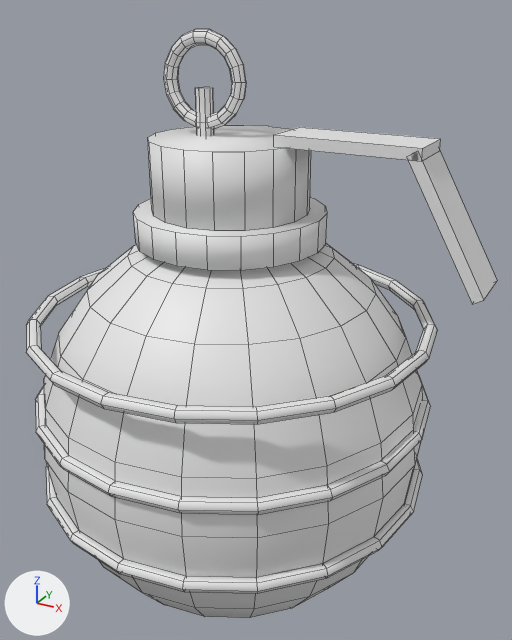
An edit to the FBX model Assets/models/frag_grenade.fbx, drawn before and after from the same camera.
One viewpoint serves both versions: a camera (50 mm lens) standing at (0.0518, -0.0867, 0.0914) and looking at (0.0032, 0.0017, 0.0471). Arrows for +X, +Y and +Z are at lower left; the lights stay in place. The picture after the commit comes second. Mesh edges are drawn as thin lines. Where no turn or scale is listed for an object, it has been applied to the vertices.

Objects in the first picture: 'FragGrenadeMesh'.
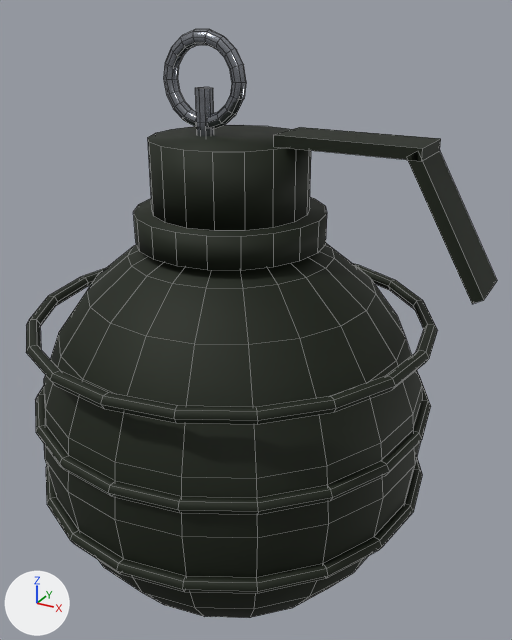
Where the change shows, as pixel boxes [x1, y1, x2, y2] in the pictures (512 x 640 px):
```json
{"object": "FragGrenadeMesh", "change": "surface changed", "before": [26, 29, 497, 618], "after": [26, 29, 497, 618], "on screen": "white to black"}
```

The change, as JSON lines over the scene's bpy script:
```json
{"op": "add", "block": "img_grenade_pin_color_png", "code": ["img_grenade_pin_color_png = load_image('grenade_pin_color.png', '../materials/grenade_pin_color.png', 256, 256, 'sRGB')"]}
{"op": "add", "block": "img_grenade_body_color_png", "code": ["img_grenade_body_color_png = load_image('grenade_body_color.png', '../materials/grenade_body_color.png', 256, 256, 'sRGB')"]}
{"op": "remove", "block": "mat_grenade_body", "code": "mat_grenade_body.base_color = (0.8, 0.8, 0.8)  # white #e7e7e7"}
{"op": "add", "block": "mat_grenade_body", "code": "mat_grenade_body.texture = img_grenade_body_color_png"}
{"op": "set", "path": "mat_grenade_body.metallic", "old": "0.0", "new": "0.25"}
{"op": "set", "path": "mat_grenade_body.roughness", "old": "0.5", "new": "0.7"}
{"op": "remove", "block": "mat_grenade_pin", "code": "mat_grenade_pin.base_color = (0.8, 0.8, 0.8)  # white #e7e7e7"}
{"op": "add", "block": "mat_grenade_pin", "code": "mat_grenade_pin.texture = img_grenade_pin_color_png"}
{"op": "set", "path": "mat_grenade_pin.metallic", "old": "0.0", "new": "0.95"}
{"op": "set", "path": "mat_grenade_pin.roughness", "old": "0.5", "new": "0.22"}
```
